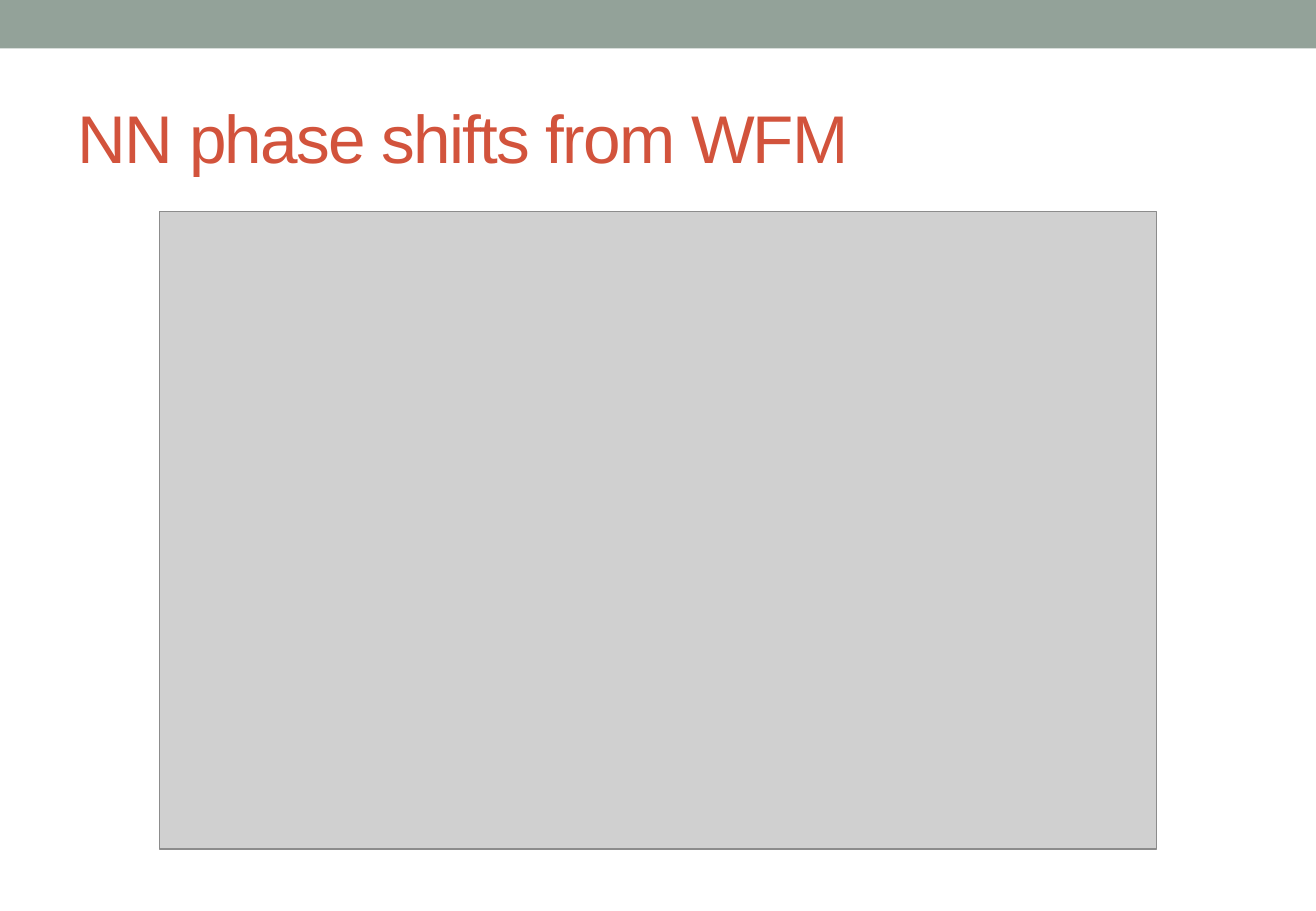
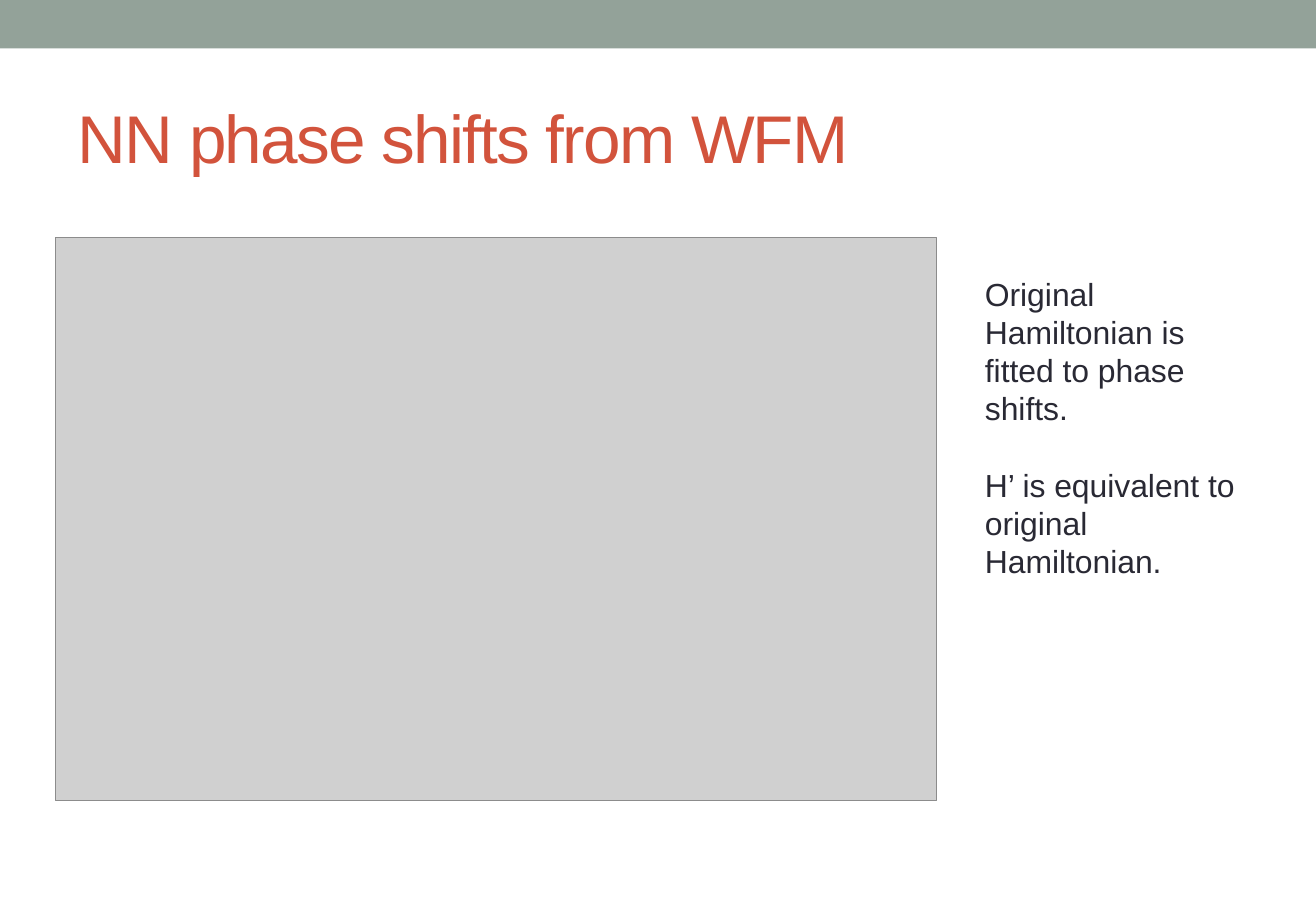
Before and after one commit to alphacentaury-github/NPSS2020, a slide deck: slide 19 of 20221020_KPS_송영호.pptx (slide 23 before the commit). Drawn at 1316x911 pixels with LibreOffice and Linux fonts; fonts in the diff are those of the drawing; grey boxes stand for pictures. Boxes give left, top, right and bottom in pixels: in the first picture for what was removed or moved away, otherwise in the second. Text is boxed around its words. In the diff, an @@ line names an element or a change of style, - is before the commit and + after.

```diff
--- a/20221020_KPS_송영호.pptx
+++ b/20221020_KPS_송영호.pptx
@@ picture resized from (x1=159, y1=211, x2=1157, y2=849) to (x1=56, y1=237, x2=937, y2=801) @@
@@ text added at (x1=985, y1=283, x2=1235, y2=574), 18.9 pt, text #292934 @@
+Original Hamiltonian is fitted to phase shifts.
+H’ is equivalent to original Hamiltonian.
```
Also in this commit, not shown: 10 other slides changed, 1 slide added, 3 slides removed, 1 other file.
